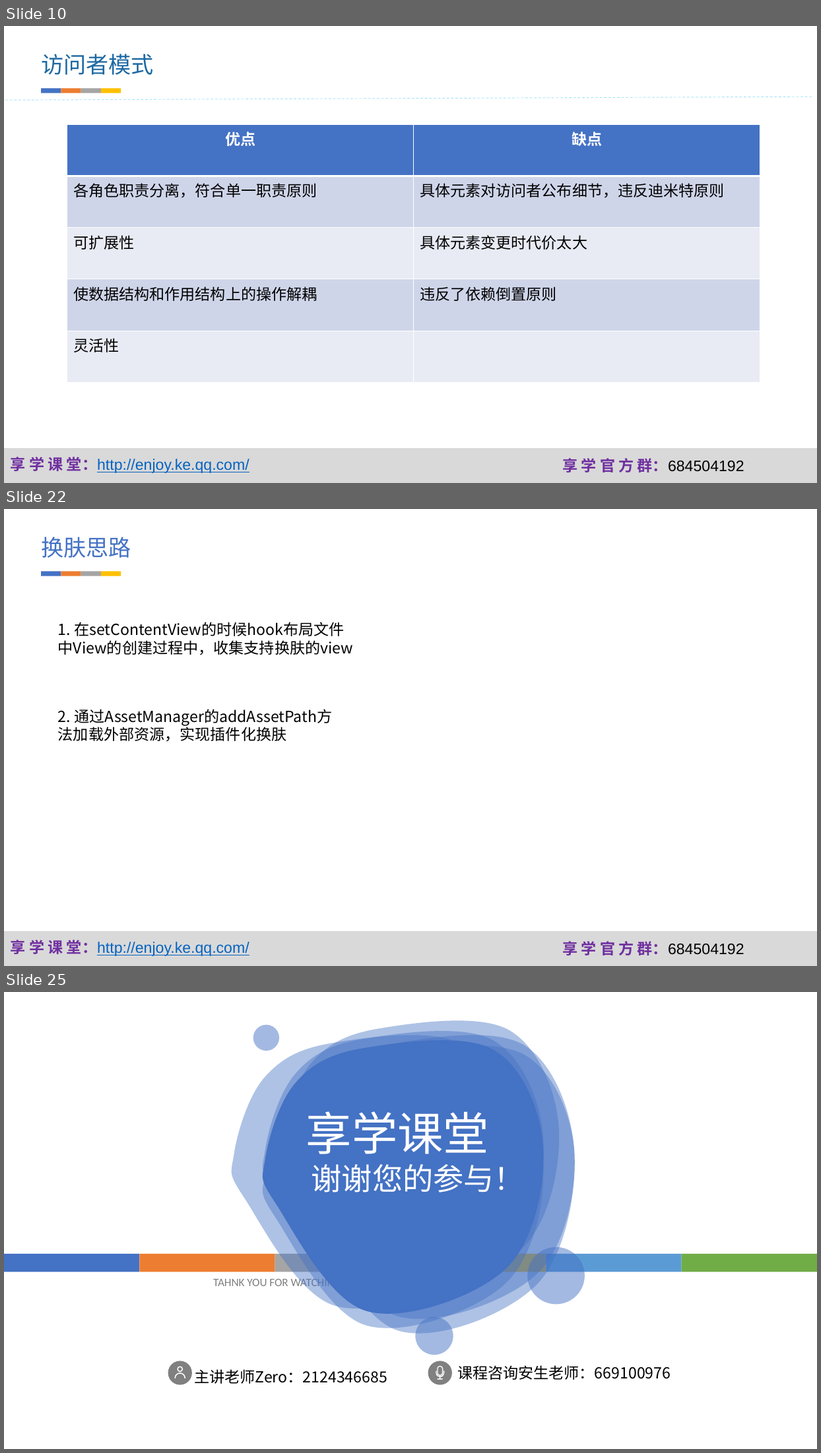
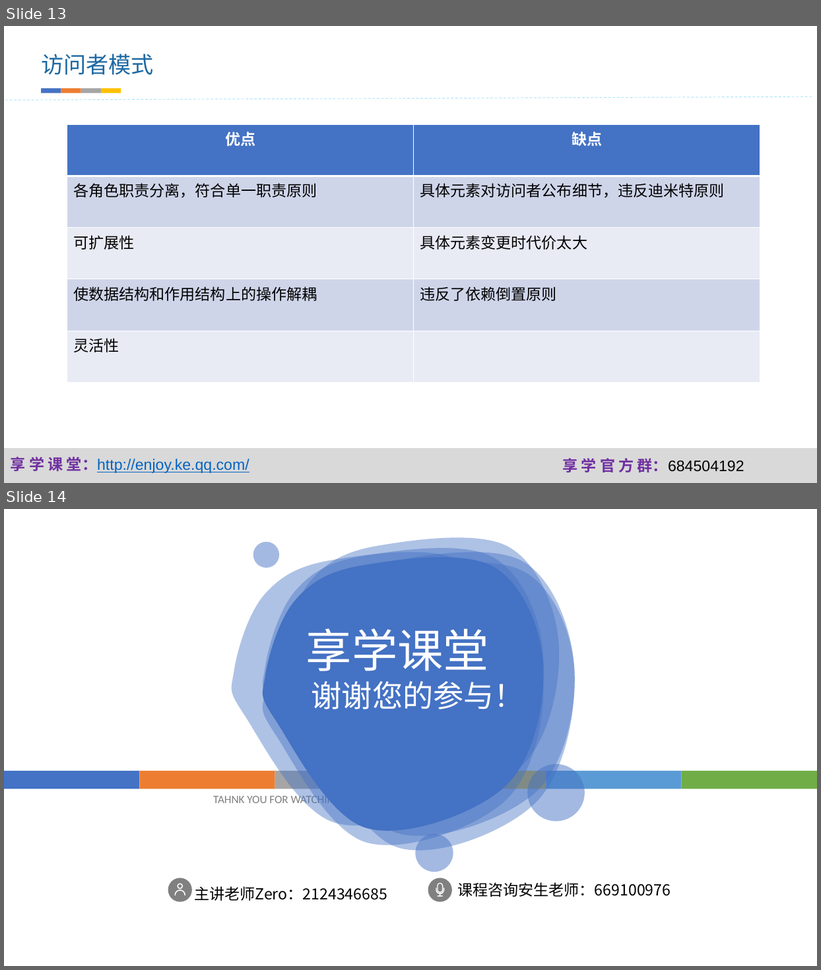
Before and after one commit to fanzhangvip/xiangxue, a slide deck: pre/javapoet.pptx. Shown one above the other, each under a label of ours: slides 10, 22 and 25 before the commit, slides 13 and 14 after it; the slides between them are not shown. The pictures are 821x1453 and 821x970 pixels, drawn with LibreOffice and Linux fonts; fonts in the diff are those of the drawing; background and template pictures are left out. Boxes give left, top, right and bottom in pixels: in the first picture for what was removed or moved away, otherwise in the second. Text is boxed around its words. In the diff, an @@ line names an element or a change of style, - is before the commit and + after.

```diff
--- a/pre/javapoet.pptx
+++ b/pre/javapoet.pptx
@@ slide 22 removed at bbox=[4, 509, 817, 966], background #FFFFFF; not listed: 3 template elements that a slide beside it also shows @@
@@ text removed at bbox=[41, 537, 131, 558] @@
-换肤思路
@@ group removed at bbox=[41, 571, 121, 576]: 4 rectangles @@
@@ text removed at bbox=[58, 622, 353, 656] @@
-1. 在setContentView的时候hook布局文件中View的创建过程中，收集支持换肤的view
@@ text removed at bbox=[58, 709, 332, 742] @@
-2. 通过AssetManager的addAssetPath方法加载外部资源，实现插件化换肤
@@ what was slide 10 is now slide 13 @@
@@ what was slide 25 is now slide 14 @@
```
Also in this commit, not shown: 3 slides added, 13 other slides removed, 23 other files.
